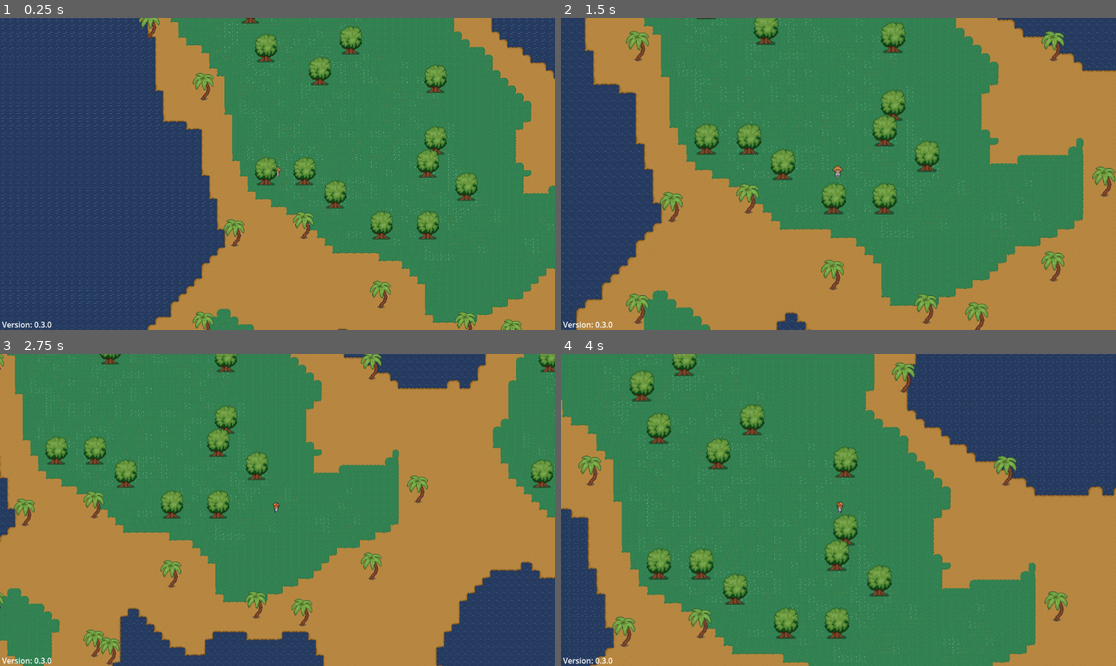
Above: before the commit, frames 1-4 (two rows, left to right).
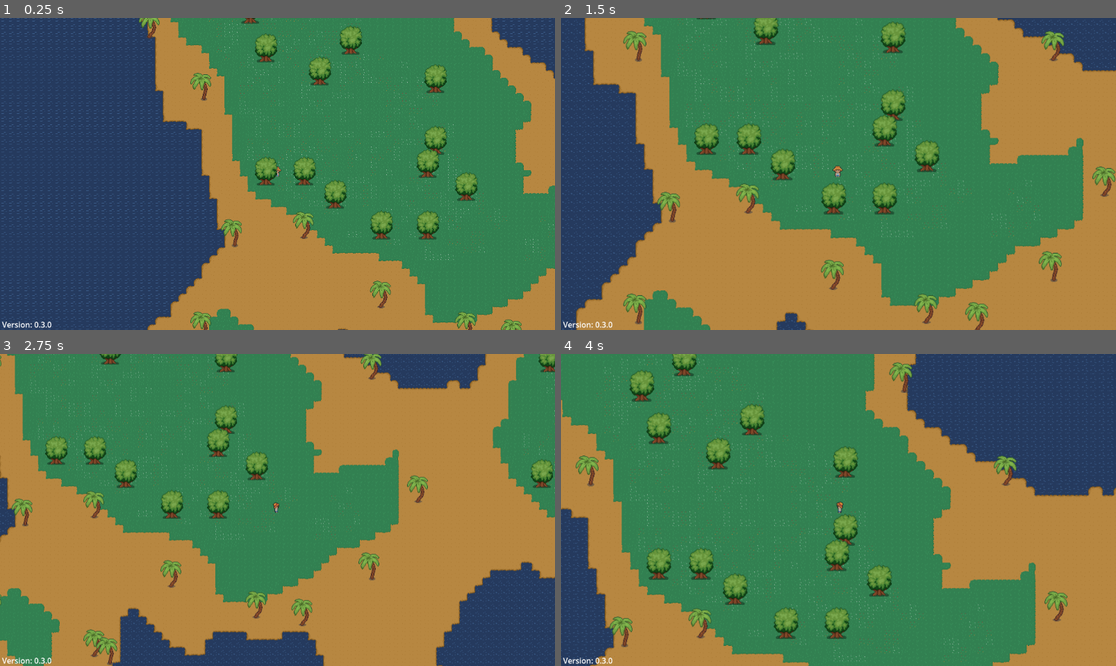
Above: after the commit, the same moments.

Repository: twiederk/PirateGame
Game: Godot game, scene res://world/proc_gen_world.tscn
Same seed, same stepped clock (60 frames per second), same inputs: the game is played once before the commit and once after it.
Inputs (mouse positions are in pixels of both pictures, inside the frame that each line leads up to):
- Up to frame 1 (0.25 s): no input
- Up to frame 2 (1.5 s): tap Enter at 0.5 s; move the mouse to (960, 158) at 0.52 s; press the mouse at (960, 158) at 0.53 s; hold D (right) 0.53-1.28 s; move the mouse to (727, 189) at 1.27 s; release the mouse at (727, 189) at 1.28 s; hold S (down) from 1.28 s (still down); tap Mouse wheel up (zoom_in) at 1.35 s
- Up to frame 3 (2.75 s): tap Space at 2 s; move the mouse to (333, 441) at 2.02 s; release S (down) at 2.03 s; hold D (right) from 2.03 s (still down); tap Mouse wheel down (zoom_out) at 2.1 s
- Up to frame 4 (4 s): move the mouse to (810, 572) at 2.77 s; release D (right) at 2.78 s; hold W (up) 2.78-3.53 s; click (810, 572) at 2.85 s; move the mouse to (1005, 556) at 3.52 s; hold A (left) from 3.53 s (still down); tap Mouse wheel up (zoom_in) at 3.6 s

The runs differ from the first frame. In frame 1, 0.5% of the frame differs, in the area x 34-45%, y 17-100%; in frame 2, 0.8%, in the area x 11-91%, y 4-99%; in frame 3, 0.5%; in frame 4, 0.6%.

Commit message:
Random pick of palm tree

Diff:
--- a/godot4/world/proc_gen_world.gd
+++ b/godot4/world/proc_gen_world.gd
@@ -16,7 +16,7 @@
 var tree_noise : Noise
 
 var water_tile = Vector2i(0,1)
-var palm_tree_tile = Vector2i(12,2)
+var random_palm_tree_array = [Vector2i(12, 2), Vector2i(15,2) ]
 var tree_tile = Vector2i(15,6)
 
 var sand_arr = []
@@ -97,7 +97,7 @@
 		sand_arr.append(curr_pos)
 		if noise_val < 0.18:
 			if tree_noise_val > 0.92:
-				environment_layer.set_cell(curr_pos, 0,palm_tree_tile)
+				environment_layer.set_cell(curr_pos, 0, random_palm_tree_array.pick_random())
 
 
 func _generate_seed() -> void:
